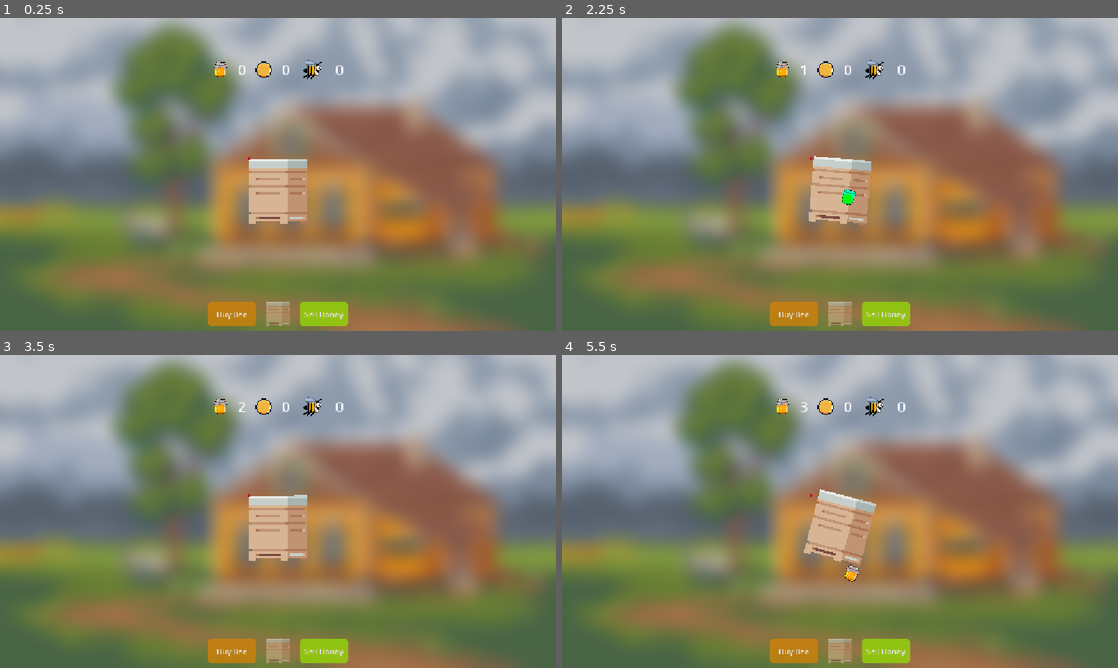
Above: before the commit, frames 1-4 (two rows, left to right).
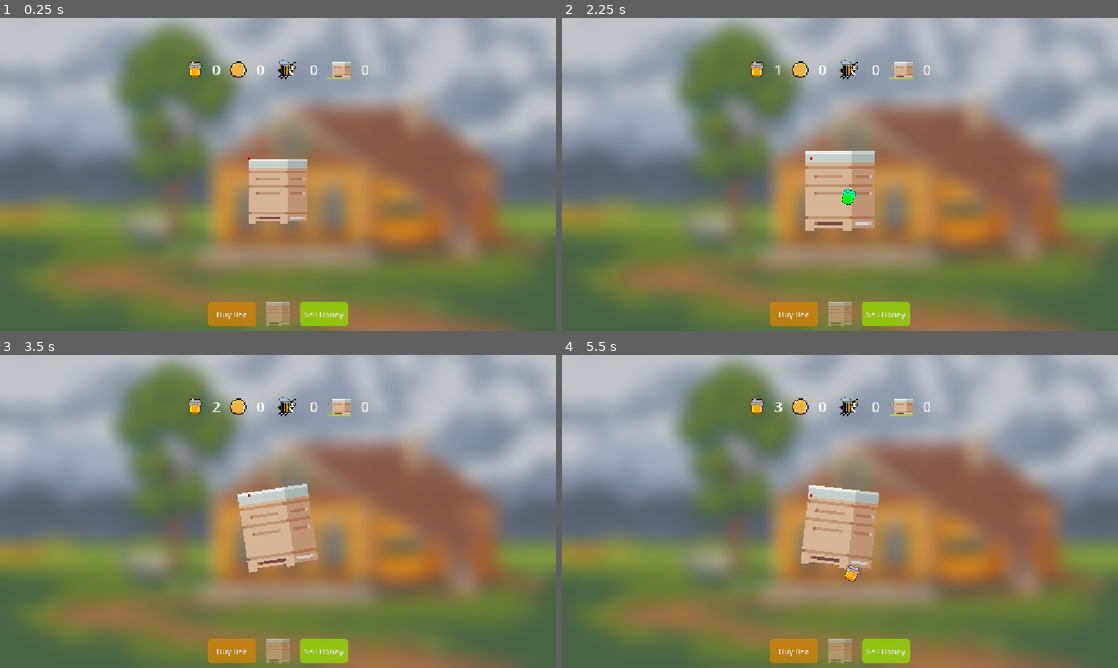
Above: after the commit, the same moments.

Repository: IceForBaking/beehiveDemo
Game: Godot game, scene res://scenes/world.tscn
The game is run twice, just before and just after one commit, with the same random seed, the same clock (stepped at 60 frames per second) and the same inputs.
Inputs (mouse positions are in pixels of both pictures, inside the frame that each line leads up to):
- Up to frame 1 (0.25 s): no input
- Up to frame 2 (2.25 s): click "Buy Bee" at 0.5 s; click "Sell Honey" at 1.25 s; click (840, 190) at 2 s
- Up to frame 3 (3.5 s): click (278, 527) at 2.75 s
- Up to frame 4 (5.5 s): click "Buy Bee" at 3.5 s; click "Sell Honey" at 4.25 s; click (840, 527) at 5 s

The runs differ from the first frame. In frame 1, 0.9% of the frame differs, in the area x 33-67%, y 13-20%; in frame 2, 2.7%; in frame 3, 2.8%; in frame 4, 2.8%, in the area x 33-67%, y 13-70%.

Commit message:
game update

Diff:
--- a/EventBus.gd
+++ b/EventBus.gd
@@ -3,3 +3,4 @@
 signal honey_changed(honey_points: int)
 signal coin_changed(coins_point: int)
 signal bee_changed(bee_point: int)
+signal beehive_changed(beehive_point: int)
--- a/globals/Globals.gd
+++ b/globals/Globals.gd
@@ -1,12 +1,31 @@
 extends Node
 
-const RESET_BEE_COUNT := 0
+const RESET_BEE_COUNT := -10
 
 var honey_points := 0
+var for_sell_honey := 10
+
 var coins := 0
+var coins_for_purchase := 100
+
+var current_bee := 0
 var max_bee := 10
-var current_bee := 0
+
+var beehive := 1
+var max_beehive := 4
 
 func honey_points_update(amount: int):
 	honey_points += amount
 	EventBus.honey_changed.emit(honey_points)
+
+func coins_update(amount: int):
+	coins += amount
+	EventBus.coin_changed.emit(coins)
+
+func bee_update(amount: int):
+	current_bee += amount
+	EventBus.bee_changed.emit(current_bee)
+
+func beehive_update(amount: int):
+		beehive += amount
+		EventBus.beehive_changed.emit(beehive)
--- a/project.godot
+++ b/project.godot
@@ -24,6 +24,10 @@
 window/stretch/mode="canvas_items"
 window/stretch/aspect="expand"
 
+[global_group]
+
+beehive=""
+
 [input]
 
 click={
--- a/scenes/bee.gd
+++ b/scenes/bee.gd
@@ -1,10 +1,11 @@
 extends Area2D
 
 var time := 0.0
-var speed := 2.0
-var a_size := 200
-var b_size := 100
+var speed := randf_range(1.2, 2.0)
+var a_size := randf_range(-200, 200)
+var b_size := randf_range(-100, 100)
 var center := Vector2()
+var update_from_bee := 1
 
 func _process(delta):
 	randomize()
@@ -13,5 +14,11 @@
 	var y = b_size * sin(time) * cos(time)
 	position = center + Vector2(x, y)
 
+	var dx = a_size * cos(time) * speed
+	var dy = b_size * (cos(time)*cos(time) - sin(time)*sin(time)) * speed
+
+	if Vector2(dx, dy).length() > 0:
+		rotation = Vector2(dx, dy).angle()
+
 func _on_timer_timeout() -> void:
-	Globals.honey_points += 1
+	Globals.honey_points_update(update_from_bee)
--- a/scenes/beehive.gd
+++ b/scenes/beehive.gd
@@ -2,9 +2,9 @@
 class_name Beehive
 
 @onready var animation_player: AnimationPlayer = $AnimationPlayer
+@export var particle := preload("uid://ct7oxmlgd00cn")
 
-@export var particle := preload("res://particles/honey_prt.tscn")
-
+var bee_points_updater := 1
 var is_picking := false
 
 func honey_spawn(pos: Vector2) -> void:
@@ -26,7 +26,7 @@
 func _on_gui_input(event: InputEvent) -> void:
 	if event is InputEventMouseButton and is_picking == false:
 		if event.button_mask == MOUSE_BUTTON_LEFT and event.is_pressed():
-			Globals.honey_points_update(1)
+			Globals.honey_points_update(bee_points_updater)
 			honey_spawn(get_local_mouse_position())
+			await get_tree().create_timer(0.2).timeout
 			animation_player.play("drag")
-			await get_tree().create_timer(0.2).timeout
--- a/scenes/beehive.tscn
+++ b/scenes/beehive.tscn
@@ -102,7 +102,7 @@
 [sub_resource type="RectangleShape2D" id="RectangleShape2D_8d235"]
 size = Vector2(122, 135)
 
-[node name="Beehive" type="TextureButton"]
+[node name="Beehive" type="TextureButton" groups=["beehive"]]
 offset_right = 120.0
 offset_bottom = 135.0
 pivot_offset = Vector2(60, 67.5)
--- a/scenes/beehive_container.gd
+++ b/scenes/beehive_container.gd
@@ -1,9 +1,11 @@
 extends HBoxContainer
 
-@export var beehive_scene := preload("res://scenes/beehive.tscn")
+@export var beehive_scene := preload("uid://by5jamv1ubi0f")
 @onready var spawn_point: Marker2D = %SpawnPoint
 
-var bee_scene = preload("res://scenes/bee.tscn")
+var bee_scene = preload("uid://mo4hdvyu6uif")
+
+var beehive_update := 1
 
 func bee_spawn():
 	var bee = bee_scene.instantiate()
@@ -13,3 +15,5 @@
 func _on_shop_beehive_beehive_spawn() -> void:
 	var beehive = beehive_scene.instantiate()
 	add_child(beehive)
+	Globals.beehive_update(beehive_update)
+	Globals.bee_update(Globals.RESET_BEE_COUNT)
--- a/scenes/beehive_shop.gd
+++ b/scenes/beehive_shop.gd
@@ -0,0 +1,31 @@
+extends GridContainer
+
+@onready var spawn_point: Marker2D = %SpawnPoint
+@onready var beehive_container: HBoxContainer = %BeehiveContainer
+@onready var buy_bee_button: Button = %BuyBeeButton
+
+var honey_seller := -10
+var coins_update := 1000
+var coins_reset := -100
+var bee_update := 1
+
+func _on_buy_bee_button_pressed() -> void:
+	if Globals.coins >= Globals.coins_for_purchase:
+		Globals.coins_update(coins_reset)
+		Globals.bee_update(bee_update)
+		spawn_point_updater()
+
+func _on_sell_honey_button_pressed() -> void:
+	if Globals.honey_points >= Globals.for_sell_honey:
+		Globals.honey_points_update(honey_seller)
+		Globals.coins_update(coins_update)
+
+func spawn_point_updater():
+	spawn_point.position = Vector2(randf_range(0, beehive_container.size.x), randf_range(0, beehive_container.size.y))
+	print(spawn_point.position)
+	beehive_container.bee_spawn()
+
+
+func _on_beehive_buying_button_check_max_beehives() -> void:
+	if Globals.beehive == Globals.max_beehive:
+		buy_bee_button.disabled = true
--- a/scenes/hud.gd
+++ b/scenes/hud.gd
@@ -1,9 +1,26 @@
 extends CanvasLayer
 
 @onready var honey_counter_label: Label = %HoneyCounterLabel
+@onready var coins_counter_label: Label = %CoinsCounterLabel
+@onready var bee_counter_label: Label = %BeeCounterLabel
+@onready var beehive_counter_label: Label = %BeehiveCounterLabel
+
+@onready var beehive_shop: GridContainer = %BeehiveShop
 
 func _ready() -> void:
 	EventBus.honey_changed.connect(honey_update)
+	EventBus.coin_changed.connect(coins_update)
+	EventBus.bee_changed.connect(bee_update)
+	EventBus.beehive_changed.connect(beehive_update)
 
 func honey_update(honey_points: int):
 	honey_counter_label.text = str(honey_points)
+
+func coins_update(coins: int):
+	coins_counter_label.text = str(coins)
+
+func bee_update(bee: int):
+	bee_counter_label.text = str(bee)
+
+func beehive_update(beehive: int):
+	beehive_counter_label.text = str(beehive)
--- a/scenes/shop_beehive.gd
+++ b/scenes/shop_beehive.gd
@@ -1,20 +1,20 @@
 extends TextureRect
 
 @onready var animation_player: AnimationPlayer = $AnimationPlayer
-@onready var button: Button = $"../Button"
 
 var tween : Tween
 var is_used := true
 var current_state = BUY_STATE.NOT_ACTIVE
 
 signal beehive_spawn
+signal check_max_beehives
 
 enum BUY_STATE {
 	ACTIVE,
 	NOT_ACTIVE
 }
 
-func _process(delta: float) -> void:
+func _process(_delta: float) -> void:
 
 	match current_state:
 		BUY_STATE.NOT_ACTIVE:
@@ -54,16 +54,13 @@
 
 		if event is InputEventMouseButton:
 
+			if event.button_mask == MOUSE_BUTTON_LEFT and event.is_pressed():
+				is_used = false
 
-			if event.button_mask == MOUSE_BUTTON_LEFT and event.is_pressed():
-				#button.disabled = false
-				is_used = false
-				emit_signal("beehive_spawn")
+				check_max_beehives.emit()
+				beehive_spawn.emit()
 				animation_player.play("hide")
 				await get_tree().create_timer(1).timeout
 				animation_player.play("show")
+
 				is_used = true
-
-				if Globals.current_bee >= Globals.max_bee:
-					Globals.current_bee = Globals.RESET_BEE_COUNT
-					button.disabled = false
--- a/scenes/world.gd
+++ b/scenes/world.gd
@@ -1,31 +1,6 @@
 extends Node2D
 
-@onready var coin_label: Label = $CanvasLayer/BeehiveUI/DataInt/HBoxContainer/Label2
-@onready var label: Label = $CanvasLayer/BeehiveUI/DataInt/HBoxContainer/Label
-@onready var beehive_container: HBoxContainer = $CanvasLayer/BeehiveUI/BeehiveContainer
-@onready var spawn_point: Marker2D = %SpawnPoint
-@onready var bee_label: Label = $CanvasLayer/BeehiveUI/DataInt/HBoxContainer/Label3
-@onready var button: Button = $CanvasLayer/BeehiveUI/BeehiveShop/Button
+func _process(delta: float) -> void:
+	var mouse_pos = get_global_mouse_position()
 
-func _process(delta: float) -> void:
-	label.text = str(Globals.honey_points)
-	coin_label.text = str(Globals.coins)
-	bee_label.text = str(Globals.current_bee)
-
-func _on_button_2_pressed() -> void:
-	if Globals.honey_points >= 10:
-		Globals.honey_points -= 10
-		Globals.coins += 10000
-
-func _on_button_pressed() -> void:
-
-	spawn_point.position = Vector2(randf_range(0, beehive_container.size.x), randf_range(0, beehive_container.size.y))
-	print(spawn_point.position)
-
-	if Globals.coins >= 100:
-		Globals.coins -= 100
-		beehive_container.bee_spawn()
-		Globals.current_bee += 1
-
-	if Globals.current_bee >= Globals.max_bee:
-		button.disabled = true
+	print(mouse_pos)
--- a/scenes/world.tscn
+++ b/scenes/world.tscn
@@ -1,5 +1,6 @@
-[gd_scene load_steps=23 format=3 uid="uid://d1le6jp6gedne"]
-
+[gd_scene load_steps=27 format=3 uid="uid://d1le6jp6gedne"]
+
+[ext_resource type="Script" uid="uid://bppeu3ggpunor" path="res://scenes/world.gd" id="1_jhx03"]
 [ext_resource type="Texture2D" uid="uid://cgge7st5oil4b" path="res://assets/Free-Summer-Pixel-Art-Backgrounds/PNG/summer 1/Summer1.png" id="1_rwgxs"]
 [ext_resource type="Script" uid="uid://unknmv8y6hr5" path="res://scenes/hud.gd" id="1_w7kh3"]
 [ext_resource type="Shader" uid="uid://nbldgwpxnhy" path="res://shaders/blur.gdshader" id="2_4wyf3"]
@@ -10,6 +11,8 @@
 [ext_resource type="PackedScene" uid="uid://c6meun4u2slnm" path="res://scenes/shop_beehive.tscn" id="6_qfnet"]
 [ext_resource type="Texture2D" uid="uid://nh1wrsdrmemr" path="res://assets/Coin.png" id="8_7r4gi"]
 [ext_resource type="Texture2D" uid="uid://bxy5rlca8vl4w" path="res://assets/BeeZ_01.png" id="10_e3hyu"]
+[ext_resource type="Texture2D" uid="uid://1pboqukeka4e" path="res://assets/beekeepin-set-transparent.png" id="10_jhx03"]
+[ext_resource type="Script" uid="uid://b54m5lxgscwub" path="res://scenes/beehive_shop.gd" id="10_q5onr"]
 
 [sub_resource type="ShaderMaterial" id="ShaderMaterial_k0juu"]
 shader = ExtResource("2_4wyf3")
@@ -26,6 +29,10 @@
 atlas = ExtResource("8_7r4gi")
 region = Rect2(97, 2, 14, 14)
 
+[sub_resource type="AtlasTexture" id="AtlasTexture_o8fc1"]
+atlas = ExtResource("10_jhx03")
+region = Rect2(218.73029, 104.21019, 147.77927, 111.1449)
+
 [sub_resource type="StyleBoxFlat" id="StyleBoxFlat_w7kh3"]
 bg_color = Color(0.847059, 0.509804, 0.0156863, 0.729412)
 corner_radius_top_left = 7
@@ -73,6 +80,7 @@
 [sub_resource type="StyleBoxEmpty" id="StyleBoxEmpty_w7kh3"]
 
 [node name="World" type="Node2D"]
+script = ExtResource("1_jhx03")
 
 [node name="HUD" type="CanvasLayer" parent="."]
 script = ExtResource("1_w7kh3")
@@ -125,6 +133,7 @@
 color = Color(0.94902, 0.733333, 0.270588, 0.341176)
 
 [node name="BeehiveContainer" type="HBoxContainer" parent="HUD/BeehiveUI"]
+unique_name_in_owner = true
 layout_mode = 2
 size_flags_horizontal = 4
 size_flags_vertical = 4
@@ -172,6 +181,7 @@
 texture = SubResource("AtlasTexture_w7kh3")
 
 [node name="CoinsCounterLabel" type="Label" parent="HUD/BeehiveUI/DataInt/HBoxContainer"]
+unique_name_in_owner = true
 layout_mode = 2
 theme_override_font_sizes/font_size = 28
 text = "0"
@@ -185,18 +195,37 @@
 expand_mode = 1
 
 [node name="BeeCounterLabel" type="Label" parent="HUD/BeehiveUI/DataInt/HBoxContainer"]
+unique_name_in_owner = true
 layout_mode = 2
 theme_override_font_sizes/font_size = 28
 text = "0"
 
+[node name="BeehiveTexture" type="TextureRect" parent="HUD/BeehiveUI/DataInt/HBoxContainer"]
+custom_minimum_size = Vector2(50, 40)
+layout_mode = 2
+size_flags_horizontal = 4
+size_flags_vertical = 4
+texture = SubResource("AtlasTexture_o8fc1")
+expand_mode = 1
+stretch_mode = 1
+
+[node name="BeehiveCounterLabel" type="Label" parent="HUD/BeehiveUI/DataInt/HBoxContainer"]
+unique_name_in_owner = true
+layout_mode = 2
+theme_override_font_sizes/font_size = 28
+text = "0"
+
 [node name="BeehiveShop" type="GridContainer" parent="HUD/BeehiveUI"]
+unique_name_in_owner = true
 layout_mode = 2
 size_flags_horizontal = 4
 size_flags_vertical = 8
 theme_override_constants/h_separation = 20
 columns = 4
+script = ExtResource("10_q5onr")
 
 [node name="BuyBeeButton" type="Button" parent="HUD/BeehiveUI/BeehiveShop"]
+unique_name_in_owner = true
 custom_minimum_size = Vector2(100, 0)
 layout_mode = 2
 theme_override_styles/normal = SubResource("StyleBoxFlat_w7kh3")
@@ -205,7 +234,7 @@
 theme_override_styles/focus = SubResource("StyleBoxEmpty_7r4gi")
 text = "Buy Bee"
 
-[node name="ShopBeehive" parent="HUD/BeehiveUI/BeehiveShop" instance=ExtResource("6_qfnet")]
+[node name="BeehiveBuyingButton" parent="HUD/BeehiveUI/BeehiveShop" instance=ExtResource("6_qfnet")]
 layout_mode = 2
 
 [node name="SellHoneyButton" type="Button" parent="HUD/BeehiveUI/BeehiveShop"]
@@ -276,7 +305,8 @@
 [connection signal="gui_input" from="HUD/BeehiveUI/PlaceContainer/ColorRect" to="HUD/BeehiveUI" method="_on_color_rect_gui_input"]
 [connection signal="mouse_entered" from="HUD/BeehiveUI/PlaceContainer/ColorRect" to="HUD/BeehiveUI/PlaceContainer" method="_on_color_rect_mouse_entered"]
 [connection signal="mouse_exited" from="HUD/BeehiveUI/PlaceContainer/ColorRect" to="HUD/BeehiveUI/PlaceContainer" method="_on_color_rect_mouse_exited"]
-[connection signal="pressed" from="HUD/BeehiveUI/BeehiveShop/BuyBeeButton" to="." method="_on_button_pressed"]
-[connection signal="beehive_spawn" from="HUD/BeehiveUI/BeehiveShop/ShopBeehive" to="HUD/BeehiveUI/BeehiveContainer" method="_on_shop_beehive_beehive_spawn"]
-[connection signal="pressed" from="HUD/BeehiveUI/BeehiveShop/SellHoneyButton" to="." method="_on_button_2_pressed"]
+[connection signal="pressed" from="HUD/BeehiveUI/BeehiveShop/BuyBeeButton" to="HUD/BeehiveUI/BeehiveShop" method="_on_buy_bee_button_pressed"]
+[connection signal="beehive_spawn" from="HUD/BeehiveUI/BeehiveShop/BeehiveBuyingButton" to="HUD/BeehiveUI/BeehiveContainer" method="_on_shop_beehive_beehive_spawn"]
+[connection signal="check_max_beehives" from="HUD/BeehiveUI/BeehiveShop/BeehiveBuyingButton" to="HUD/BeehiveUI/BeehiveShop" method="_on_beehive_buying_button_check_max_beehives"]
+[connection signal="pressed" from="HUD/BeehiveUI/BeehiveShop/SellHoneyButton" to="HUD/BeehiveUI/BeehiveShop" method="_on_sell_honey_button_pressed"]
 [connection signal="timeout" from="AutoClickTimer" to="HUD/BeehiveUI/BeehiveContainer/Beehive2" method="_on_auto_click_timer_timeout"]
